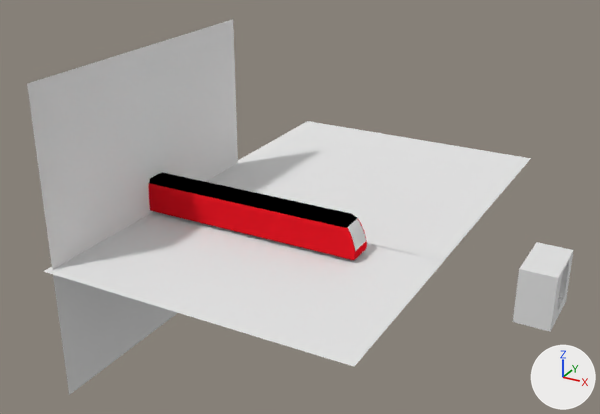
The Blender file Assets/trolley.blend as it was, and as the next commit left it.
Before and after are seen from a 50 mm camera at (27.7, -44.7, 27.0) aimed at (3.2, -0.2, 4.8). The axes (+X, +Y, +Z) are drawn at lower right. The lights are the same throughout.

Objects in the first picture: 'Body', 'Cockpit', 'Cube', 'TrolleyGuide'.
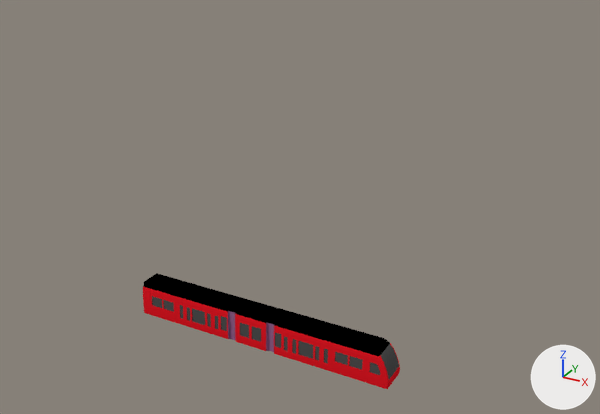
Boxes [x1, y1, x2, y2] around the edits, measured in the pictures (600 x 414 px):
'TrolleyGuide', deleted
    before: [27, 19, 531, 395]
    faces in mat_tg_front (its picture is missing): [27, 19, 238, 395]
    faces in mat_tg_top (its picture is missing): [43, 212, 483, 366]
    faces in mat_tg_side (its picture is missing): [206, 121, 531, 261]
'Body', reshaped, moved, turned
    before: [149, 172, 347, 256]
    after: [143, 273, 379, 383]
'Cube', deleted
    before: [513, 242, 574, 332]
'Cockpit', reshaped, moved, turned
    before: [336, 213, 367, 260]
    after: [368, 337, 400, 389]
part 1 of me_mesh, built on
    before: [149, 179, 338, 227]
    after: [143, 283, 370, 383]
part 2 of me_mesh_001, built on
    before: [336, 231, 351, 258]
    after: [368, 359, 385, 377]
part 3 of me_mesh_001, recoloured
    before: [348, 219, 366, 251]
    after: [380, 344, 399, 379]

The edits, one by one:
Material 'TrolleyWindow' (mat_trolleywindow) is new.
Its base color is (0.0835, 0.0835, 0.0835) (dark grey #525252).
Material 'Rubber' (mat_rubber) is new.
Its base color is (0.319, 0.129, 0.285) (purple #996591).
me_mesh is used by ob_body; location (-7.88, -4.16, 5.95); rotation (0.0, 1.571, 0.0), in degrees (0, 90, 0).
me_mesh had 134 vertices, 97 faces and spanned x -0.7..1.7, y -0.6..1.2, z 0.0..16.0.
me_mesh now has 1353 vertices, 955 faces and spans x -0.7..1.7, y -0.6..1.2, z 0.0..16.0.
me_mesh part 1: 9 vertices moved within x -0.5..1.5, y -0.5..1.1, z 0.0..16.0; 6 vertices removed from x -0.6, y -0.4..0.9, z 0.0..16.0; 1225 vertices added at x -0.4..1.7, y -0.6..1.2, z 0.7..15.6.
me_mesh now uses material mat_trolleywindow (dark grey #525252).
me_mesh now uses material mat_rubber (purple #996591).
me_mesh_001 is used by ob_cockpit; parent ob_body; location (0.154, 0.242, 16.4); rotation (1.571, -1.571, 0.0), in degrees (90, -90, 0).
me_mesh_001 had 276 vertices, 233 faces and spanned x -0.38..0.88, y -1.46..0.82, z -0.93..0.87.
me_mesh_001 now has 369 vertices, 277 faces and spans x -0.38..0.88, y -1.46..0.82, z -0.93..0.87.
Part 2, on me_mesh_001:
2 vertices are removed from x -0.38, y 0.21, z -0.88.
13 faces are deleted.
1 vertex moves within x -0.38, y 0.21, z -0.88.
78 vertices are added at x -0.36..0.79, y -1.41..0.05, z -0.92..0.86.
17 new vertices lie (0.0, 0.0, 0.04) away from vertices in x -0.28..0.39, y -0.61..-0.37, z -0.92..0.82.
13 new faces join them, mat_trolleyred (red #e71824).
40 new faces join them, mat_trolleywindow (dark grey #525252).
4 new faces join them, mat_trolleyblack (black #000000).
me_mesh_001 part 3: 8 faces spanning x 0.24..0.86, y -0.86..0.54, z -0.78..0.73 switch from mat_trolleyfiller (white #e7e7e7) to mat_trolleywindow (dark grey #525252).
Object 'Body' (ob_body) moves from (-7.88, -4.16, 5.95) to (-3.98, -7.67, 0.36).
Object 'Body' (ob_body) turns from (0, 90, 0) to (-134, 90, -134) degrees about x, y and z.
Object 'Cockpit' (ob_cockpit) moves from (0.154, 0.242, 16.4) to (0.154, 0.234, 16.39).
Object 'Cube' (ob_cube) is deleted.
Object 'TrolleyGuide' (ob_trolleyguide) is deleted.
